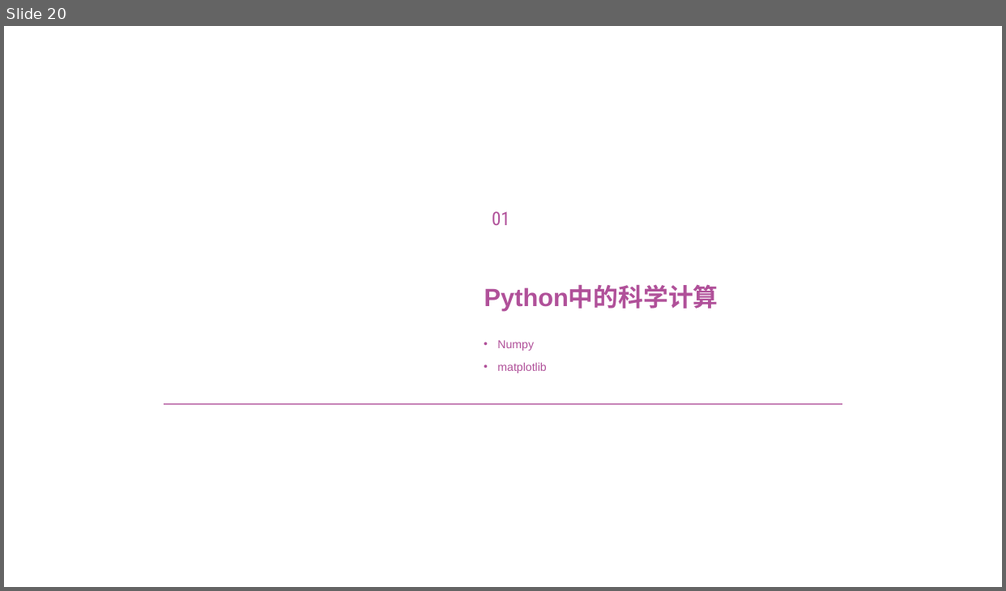
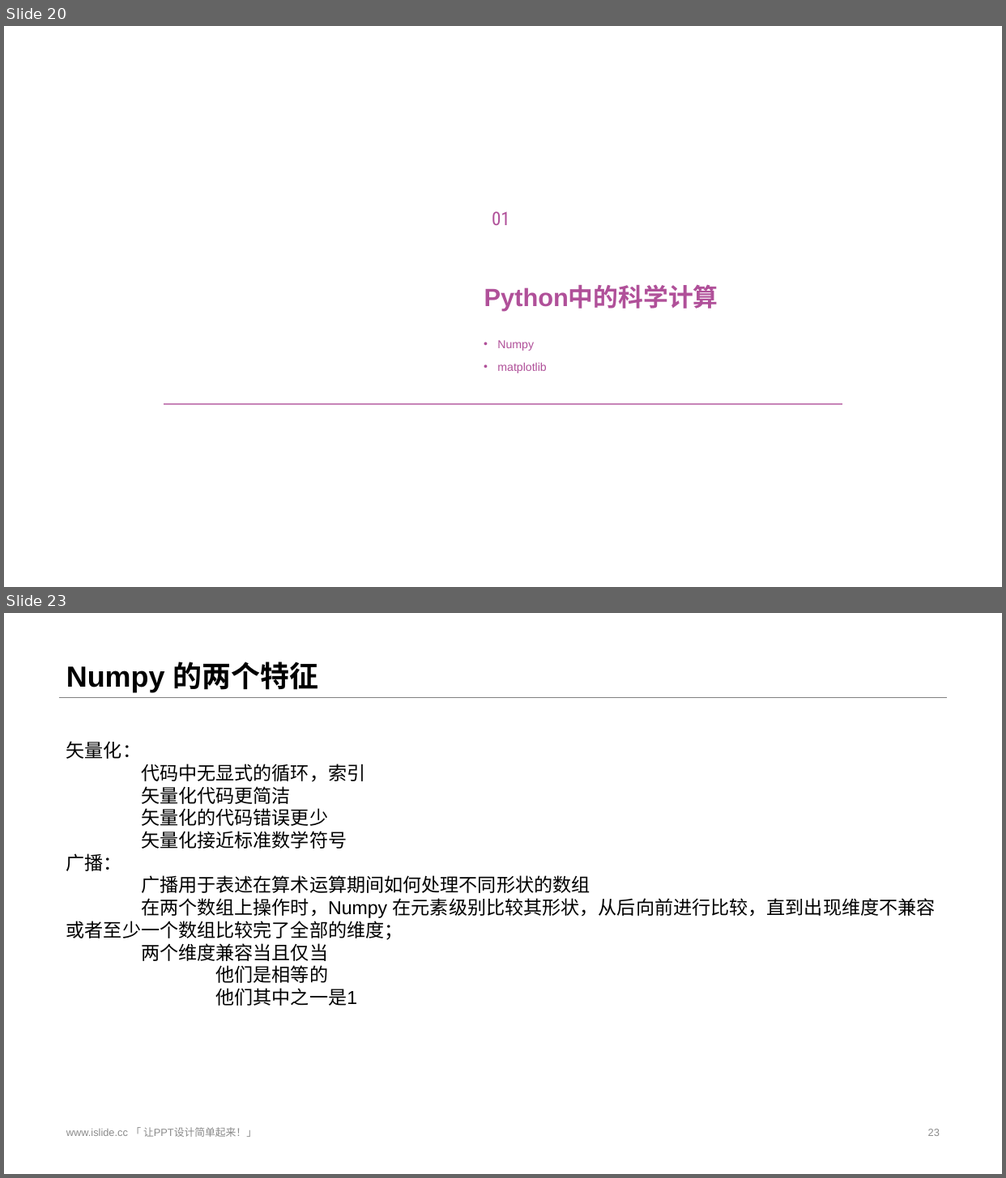
Before and after one commit to streamer-AP/HRT19D-detection, a slide deck: PPT/感知组寒假培训-day1.pptx. Shown one above the other, each under a label of ours: slide 20 before the commit, slides 20 and 23 after it; the slides between them are not shown. The pictures are 1006x591 and 1006x1178 pixels, drawn with LibreOffice and Linux fonts; fonts in the diff are those of the drawing; background and template pictures are left out. Boxes give left, top, right and bottom in pixels: in the first picture for what was removed or moved away, otherwise in the second. Text is boxed around its words. In the diff, an @@ line names an element or a change of style, - is before the commit and + after.

```diff
--- a/PPT/感知组寒假培训-day1.pptx
+++ b/PPT/感知组寒假培训-day1.pptx
@@ slide 23 added at [4, 613, 1002, 1174], background #FFFFFF @@
@@ title added at [66, 662, 318, 692], 28 pt, text #000000, bold @@
+Numpy 的两个特征
@@ line added from (58, 697) to (948, 697), #808080 0.25 pt @@
@@ text added at [66, 741, 936, 1006], 18 pt, text #000000 @@
+矢量化：
+代码中无显式的循环，索引
+矢量化代码更简洁
+矢量化的代码错误更少
+矢量化接近标准数学符号
+广播：
+广播用于表述在算术运算期间如何处理不同形状的数组
+在两个数组上操作时，Numpy 在元素级别比较其形状，从后向前进行比较，直到出现维度不兼容或者至少一个数组比较完了全部的维度；
+两个维度兼容当且仅当
+他们是相等的
+他们其中之一是1
@@ text added at [66, 1127, 257, 1137], 10 pt, text #8C8C8C @@
+www.islide.cc 「 让PPT设计简单起来！」
@@ page number added at [928, 1129, 940, 1136], 10 pt, text #8C8C8C @@
+23
```
Also in this commit, not shown: 3 slides changed, 5 other slides added, 19 other files.
